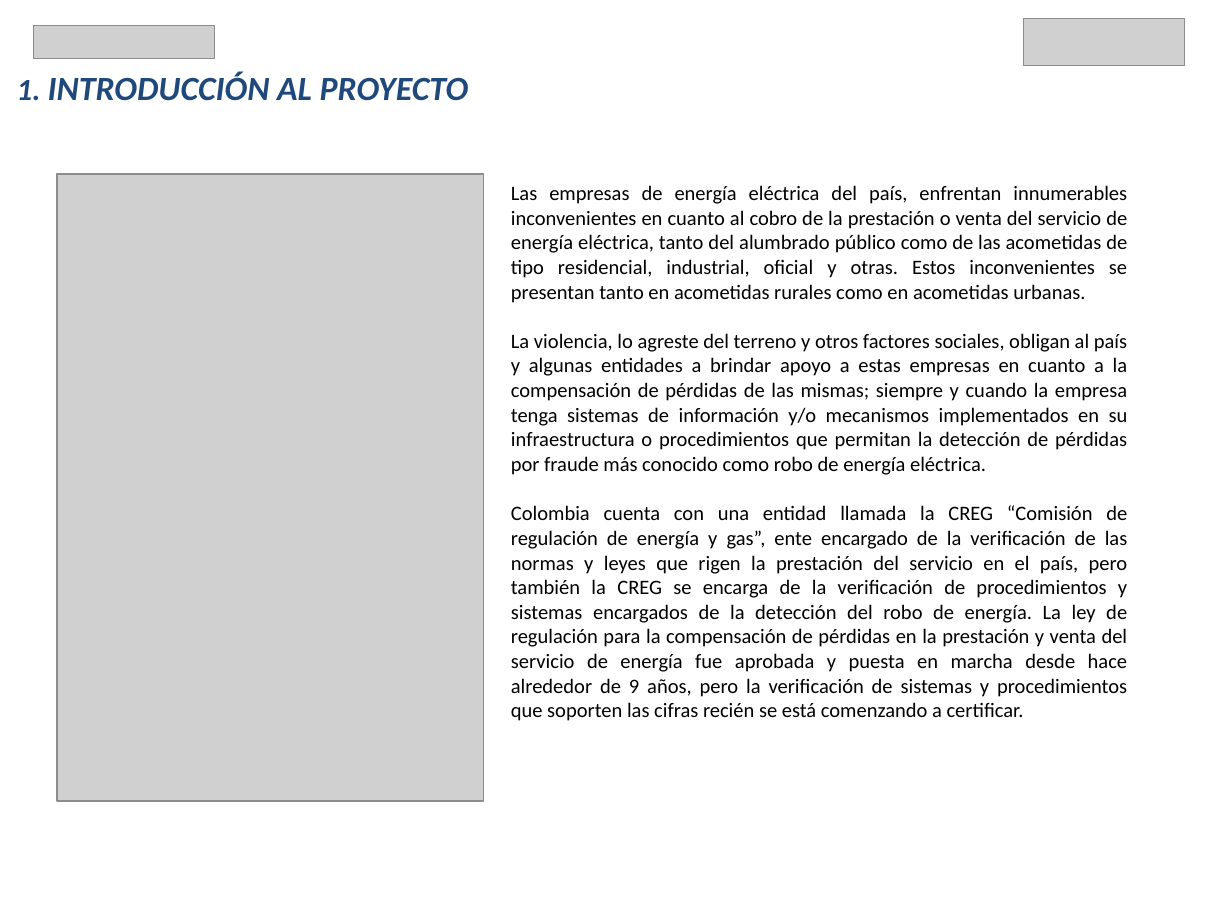
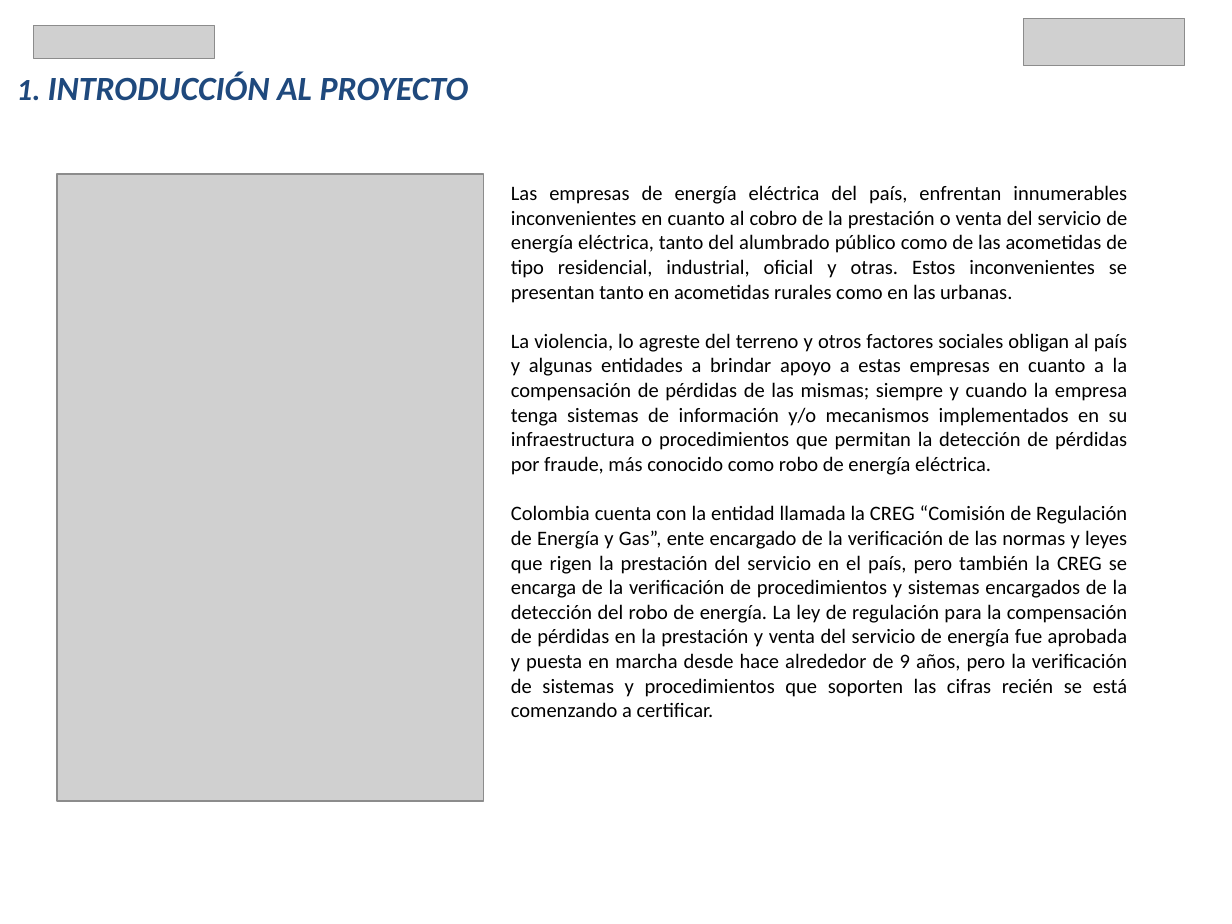
Before and after one commit to JuanCarlosReyesGuerrero/TFG_OBS, a slide deck: slide 3 of PresentacionTFM.pptx. Drawn at 1232x924 pixels with LibreOffice and Linux fonts; fonts in the diff are those of the drawing; grey boxes stand for pictures. Boxes give left, top, right and bottom in pixels: in the first picture for what was removed or moved away, otherwise in the second. Text is boxed around its words. In the diff, an @@ line names an element or a change of style, - is before the commit and + after.

Commit message:
Actualizacion Miguel Palacios (estilo y forma)
He agregado un slide para separar Estrategia de Implementacion, Fases y
Actividades Principales de Implementacion

```diff
--- a/PresentacionTFM.pptx
+++ b/PresentacionTFM.pptx
@@ text at [511, 185, 1128, 717]: text changed @@
-Las empresas de energía eléctrica del país, enfrentan innumerables inconvenientes en cuanto al cobro de la prestación o venta del servicio de energía eléctrica, tanto del alumbrado público como de las acometidas de tipo residencial, industrial, oficial y otras. Estos inconvenientes se presentan tanto en acometidas rurales como en acometidas urbanas.
-La violencia, lo agreste del terreno y otros factores sociales, obligan al país y algunas entidades a brindar apoyo a estas empresas en cuanto a la compensación de pérdidas de las mismas; siempre y cuando la empresa tenga sistemas de información y/o mecanismos implementados en su infraestructura o procedimientos que permitan la detección de pérdidas por fraude más conocido como robo de energía eléctrica.
-Colombia cuenta con una entidad llamada la CREG “Comisión de regulación de energía y gas”, ente encargado de la verificación de las normas y leyes que rigen la prestación del servicio en el país, pero también la CREG se encarga de la verificación de procedimientos y sistemas encargados de la detección del robo de energía. La ley de regulación para la compensación de pérdidas en la prestación y venta del servicio de energía fue aprobada y puesta en marcha desde hace alrededor de 9 años, pero la verificación de sistemas y procedimientos que soporten las cifras recién se está comenzando a certificar.
+Las empresas de energía eléctrica del país, enfrentan innumerables inconvenientes en cuanto al cobro de la prestación o venta del servicio de energía eléctrica, tanto del alumbrado público como de las acometidas de tipo residencial, industrial, oficial y otras. Estos inconvenientes se presentan tanto en acometidas rurales como en las urbanas.
+La violencia, lo agreste del terreno y otros factores sociales obligan al país y algunas entidades a brindar apoyo a estas empresas en cuanto a la compensación de pérdidas de las mismas; siempre y cuando la empresa tenga sistemas de información y/o mecanismos implementados en su infraestructura o procedimientos que permitan la detección de pérdidas por fraude, más conocido como robo de energía eléctrica.
+Colombia cuenta con la entidad llamada la CREG “Comisión de Regulación de Energía y Gas”, ente encargado de la verificación de las normas y leyes que rigen la prestación del servicio en el país, pero también la CREG se encarga de la verificación de procedimientos y sistemas encargados de la detección del robo de energía. La ley de regulación para la compensación de pérdidas en la prestación y venta del servicio de energía fue aprobada y puesta en marcha desde hace alrededor de 9 años, pero la verificación de sistemas y procedimientos que soporten las cifras recién se está comenzando a certificar.
```
Also in this commit, not shown: 5 other slides changed, 1 slide added.
